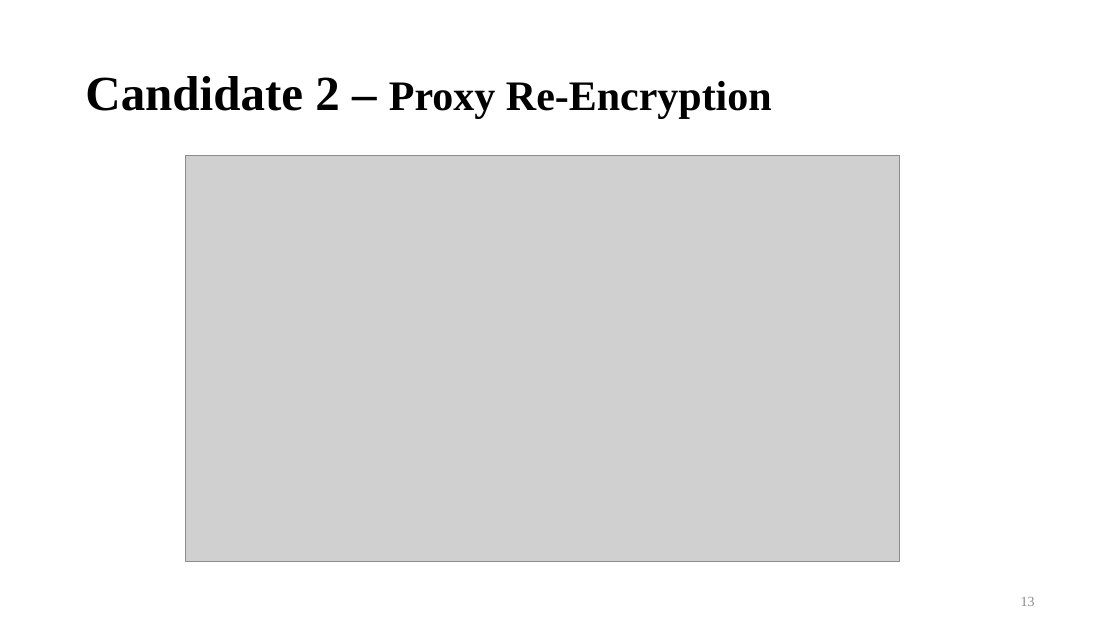
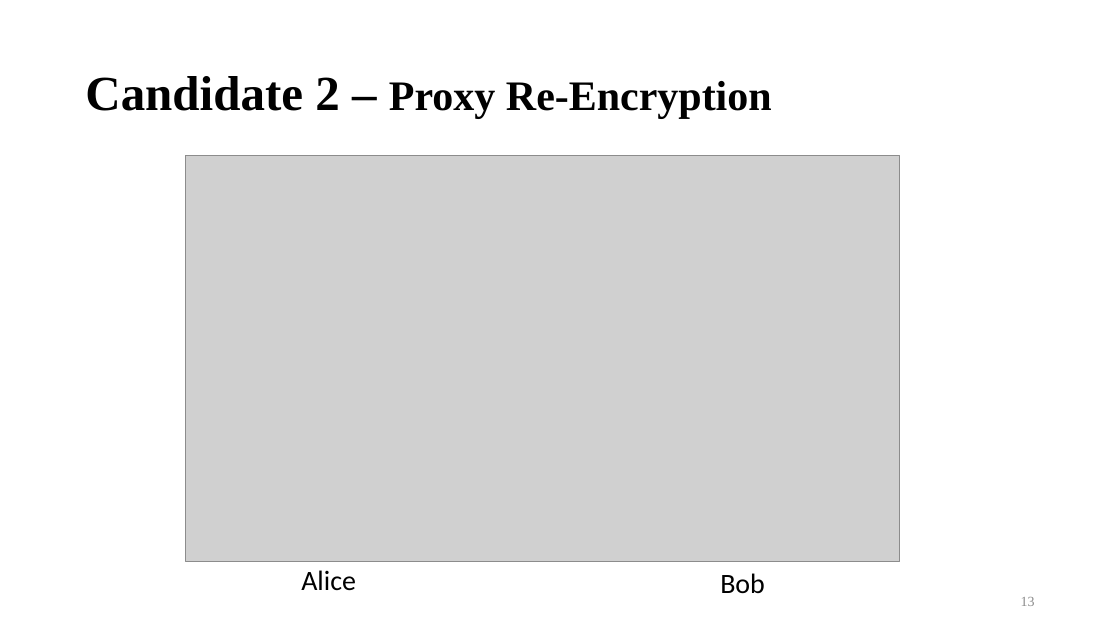
Before and after one commit to bernie6401/NTU_CNS, a slide deck: slide 13 of Final Project/Final Project.pptx. Drawn at 1120x630 pixels with LibreOffice and Linux fonts; fonts in the diff are those of the drawing; grey boxes stand for pictures; background and template pictures are left out. Boxes give left, top, right and bottom in pixels: in the first picture for what was removed or moved away, otherwise in the second. Text is boxed around its words. In the diff, an @@ line names an element or a change of style, - is before the commit and + after.

```diff
--- a/Final Project/Final Project.pptx
+++ b/Final Project/Final Project.pptx
@@ text added at [301,570,356,591], 24 pt, text #000000 @@
+Alice
@@ text added at [720,573,765,594], 24 pt, text #000000 @@
+Bob
```
Also in this commit, not shown: 8 other slides changed, 6 slides added, 6 slides removed, 1 other file.
